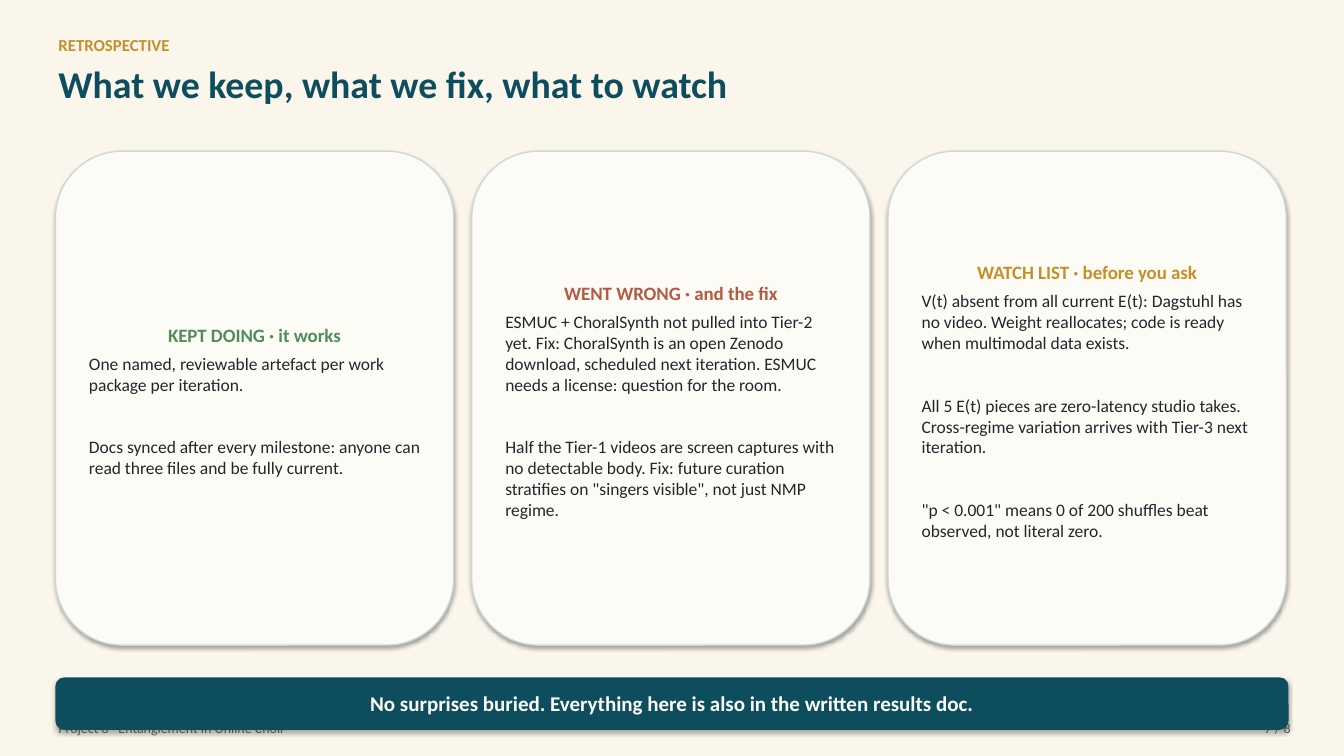
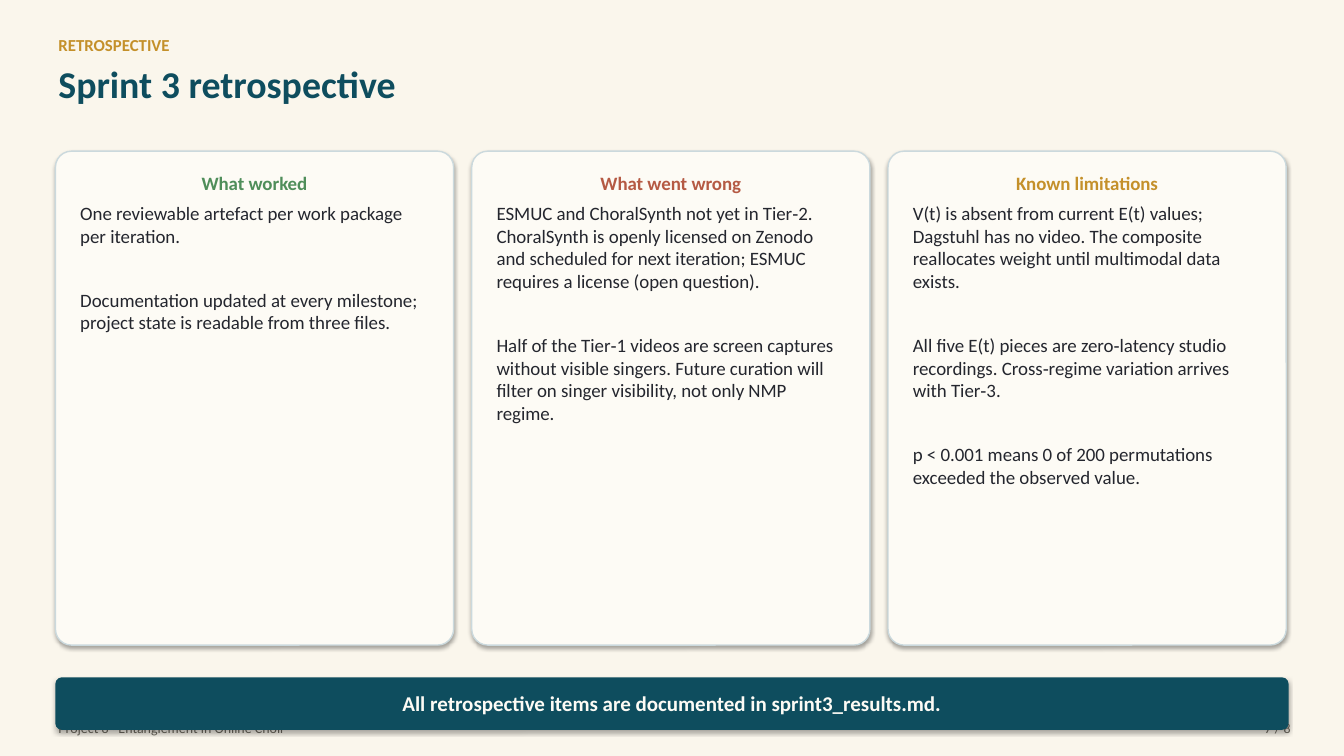
Before and after one commit to Zuraiz270/networked-choir-entanglement, a slide deck: slide 7 of output/jun11_status_meeting_iv.pptx. Drawn at 1344x756 pixels with LibreOffice and Linux fonts; fonts in the diff are those of the drawing. Boxes give left, top, right and bottom in pixels: in the first picture for what was removed or moved away, otherwise in the second. Text is boxed around its words. In the diff, an @@ line names an element or a change of style, - is before the commit and + after.

```diff
--- a/output/jun11_status_meeting_iv.pptx
+++ b/output/jun11_status_meeting_iv.pptx
@@ text at [58, 71, 396, 104]: text changed @@
-What we keep, what we fix, what to watch
+Sprint 3 retrospective
@@ vertical alignment middle to top; proportions changed in 3 elements at [888, 151, 1287, 645], [472, 151, 870, 645], [55, 151, 454, 645] @@
@@ text in rounded rectangle at [80, 176, 417, 333]: text changed; size 12.5 to 13.5 pt @@
-KEPT DOING · it works
-One named, reviewable artefact per work package per iteration.
-Docs synced after every milestone: anyone can read three files and be fully current.
+What worked
+One reviewable artefact per work package per iteration.
+Documentation updated at every milestone; project state is readable from three files.
@@ text in rounded rectangle at [497, 176, 833, 424]: text changed; size 12.5 to 13.5 pt @@
-WENT WRONG · and the fix
-ESMUC + ChoralSynth not pulled into Tier-2 yet. Fix: ChoralSynth is an open Zenodo download, scheduled next iteration. ESMUC needs a license: question for the room.
-Half the Tier-1 videos are screen captures with no detectable body. Fix: future curation stratifies on "singers visible", not just NMP regime.
+What went wrong
+ESMUC and ChoralSynth not yet in Tier‑2. ChoralSynth is openly licensed on Zenodo and scheduled for next iteration; ESMUC requires a license (open question).
+Half of the Tier‑1 videos are screen captures without visible singers. Future curation will filter on singer visibility, not only NMP regime.
@@ text in rounded rectangle at [913, 176, 1229, 484]: text changed; size 12.5 to 13.5 pt @@
-WATCH LIST · before you ask
-V(t) absent from all current E(t): Dagstuhl has no video. Weight reallocates; code is ready when multimodal data exists.
-All 5 E(t) pieces are zero-latency studio takes. Cross-regime variation arrives with Tier-3 next iteration.
-"p < 0.001" means 0 of 200 shuffles beat observed, not literal zero.
+Known limitations
+V(t) is absent from current E(t) values; Dagstuhl has no video. The composite reallocates weight until multimodal data exists.
+All five E(t) pieces are zero‑latency studio recordings. Cross‑regime variation arrives with Tier‑3.
+p < 0.001 means 0 of 200 permutations exceeded the observed value.
@@ rounded rectangle "All retrospective items are documented ..." at [55, 678, 1289, 730]: proportions changed @@
@@ text in rounded rectangle at [402, 696, 941, 715]: text changed @@
-No surprises buried. Everything here is also in the written results doc.
+All retrospective items are documented in sprint3_results.md.
```
Also in this commit, not shown: 6 other slides changed, 3 other files.
